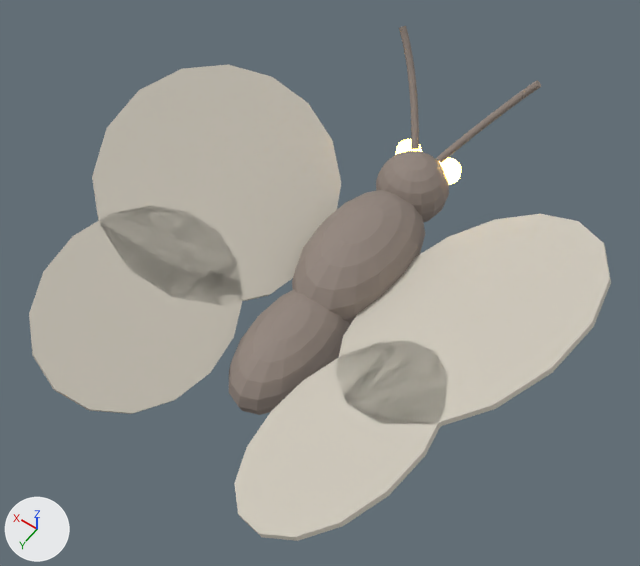
What one commit did to the glTF model bramblecrown/assets/models/rotmoth.glb.
Both versions are drawn from a 50 mm camera at (-0.621, 1.014, 1.429) aimed at (0.0, 0.143, 0.062). Lighting does not change. The marker at lower left points along +X, +Y and +Z. The first picture is the older version. Where no turn or scale is listed for an object, it has been applied to the vertices.

The first picture shows 'rotmoth_body', 'wing_L0', 'wing_L1', 'wing_R0', 'wing_R1'.
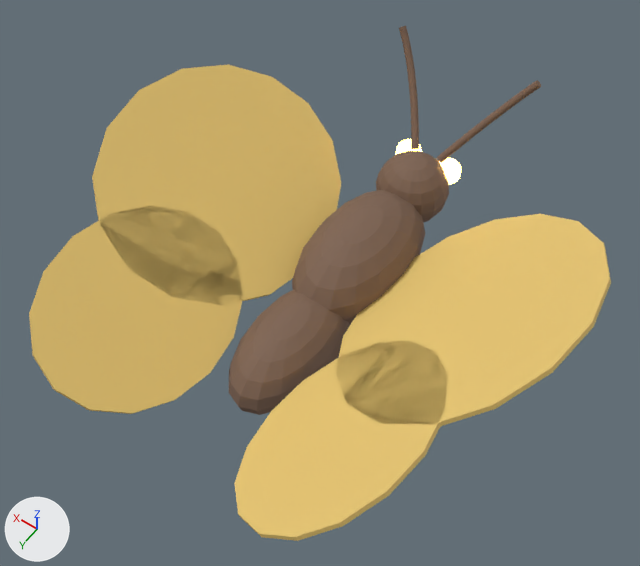
Boxes [x1, y1, x2, y2] around the edits, measured in the pictures (640 x 566 px):
```json
{"object": "wing_R0", "change": "recoloured", "before": [92, 65, 341, 305], "after": [92, 65, 341, 305], "on screen": "light grey to yellow"}
{"object": "wing_L0", "change": "recoloured", "before": [335, 214, 611, 426], "after": [335, 214, 611, 426], "on screen": "light grey to yellow"}
{"object": "wing_R1", "change": "recoloured", "before": [29, 206, 243, 414], "after": [29, 206, 243, 414], "on screen": "light grey to yellow"}
{"object": "rotmoth_body", "change": "recoloured", "before": [229, 26, 541, 415], "after": [229, 26, 541, 415], "on screen": "grey to brown"}
{"object": "wing_L1", "change": "recoloured", "before": [234, 341, 448, 541], "after": [234, 341, 448, 541], "on screen": "light grey to yellow"}
```

The change, as JSON lines over the scene's bpy script:
```json
{"op": "set", "path": "mat_moth_body.base_color", "old": "(0.28, 0.23, 0.2)", "new": "(0.2, 0.12, 0.08)", "note": "grey #90847c -> brown #7c6150"}
{"op": "set", "path": "mat_moth_wing.base_color", "old": "(0.62, 0.58, 0.5)", "new": "(0.78, 0.55, 0.16)", "note": "light grey #cec8bc -> yellow #e5c46f"}
```
